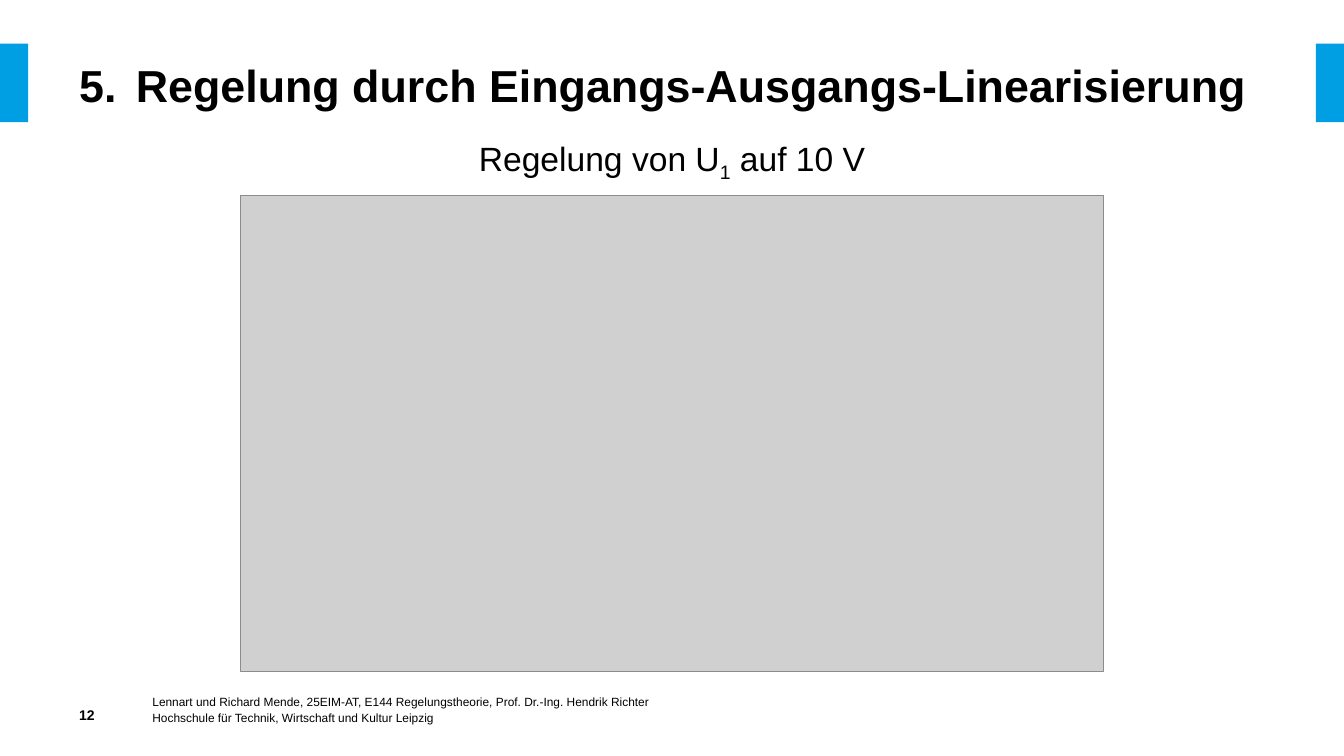
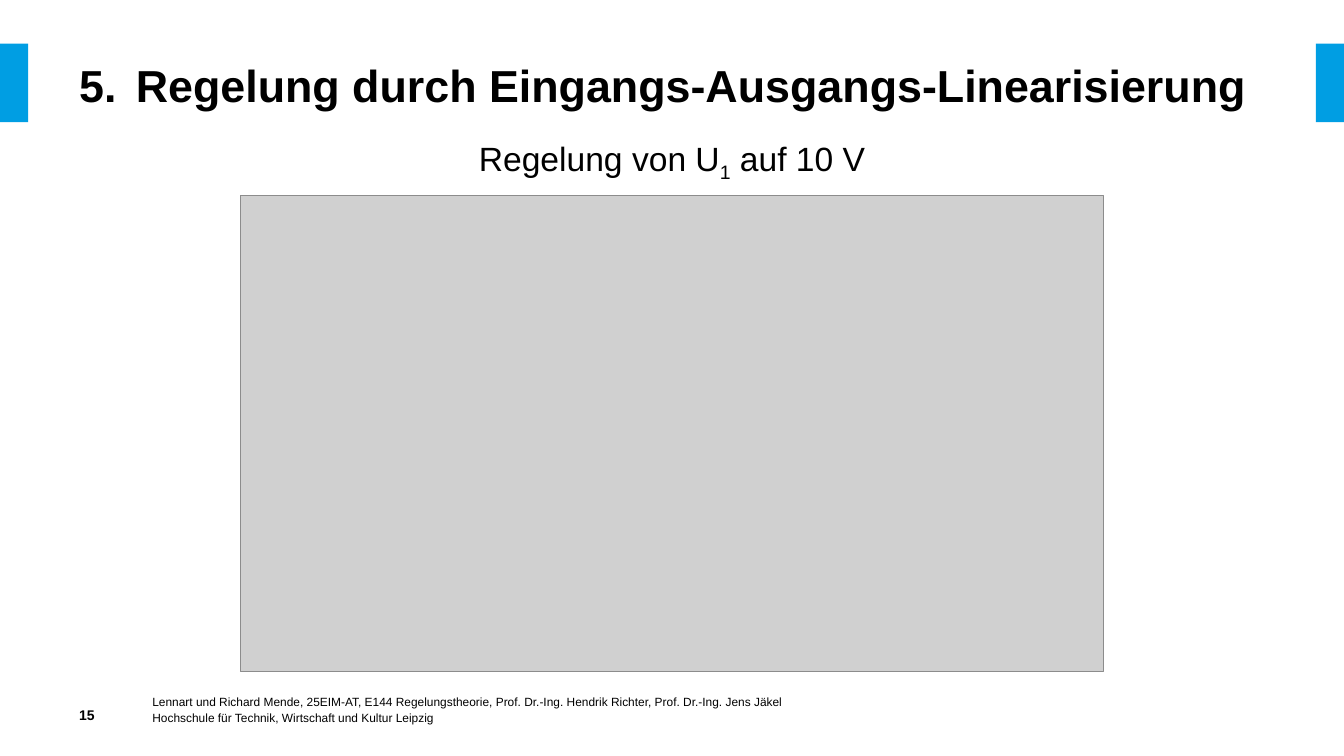
Before and after one commit to LennartMende/ColpittsOscillator, a slide deck: slide 15 of Präsentationen/Abschlusspräsentation.pptx (slide 12 before the commit). Drawn at 1344x756 pixels with LibreOffice and Linux fonts; fonts in the diff are those of the drawing; grey boxes stand for pictures; background and template pictures are left out. Boxes give left, top, right and bottom in pixels: in the first picture for what was removed or moved away, otherwise in the second. Text is boxed around its words. In the diff, an @@ line names an element or a change of style, - is before the commit and + after.

```diff
--- a/Präsentationen/Abschlusspräsentation.pptx
+++ b/Präsentationen/Abschlusspräsentation.pptx
@@ page number at [79,710,95,720]: text changed @@
-12
+15
@@ text at [152,697,782,709]: text changed @@
-Lennart und Richard Mende, 25EIM-AT, E144 Regelungstheorie, Prof. Dr.-Ing. Hendrik Richter
+Lennart und Richard Mende, 25EIM-AT, E144 Regelungstheorie, Prof. Dr.-Ing. Hendrik Richter, Prof. Dr.-Ing. Jens Jäkel
```
Also in this commit, not shown: 14 other slides changed, 2 slides added, 1 other file.
